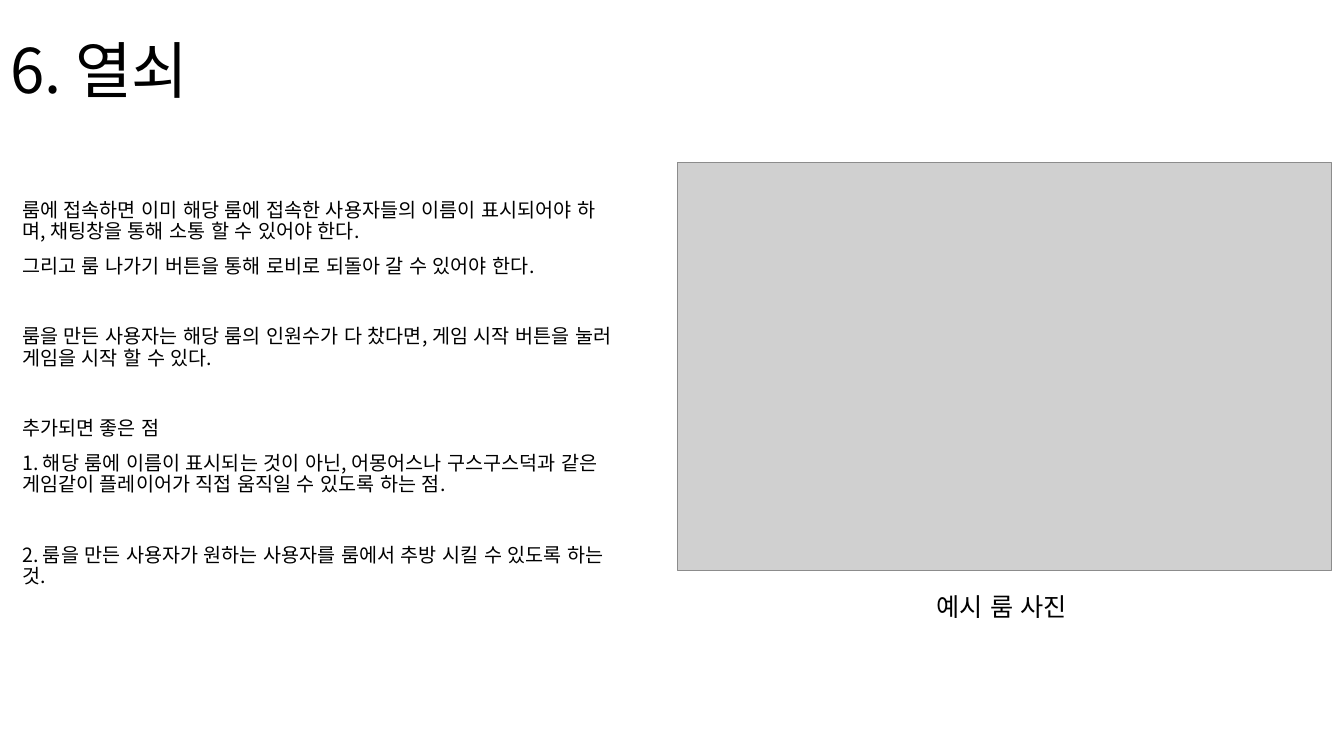
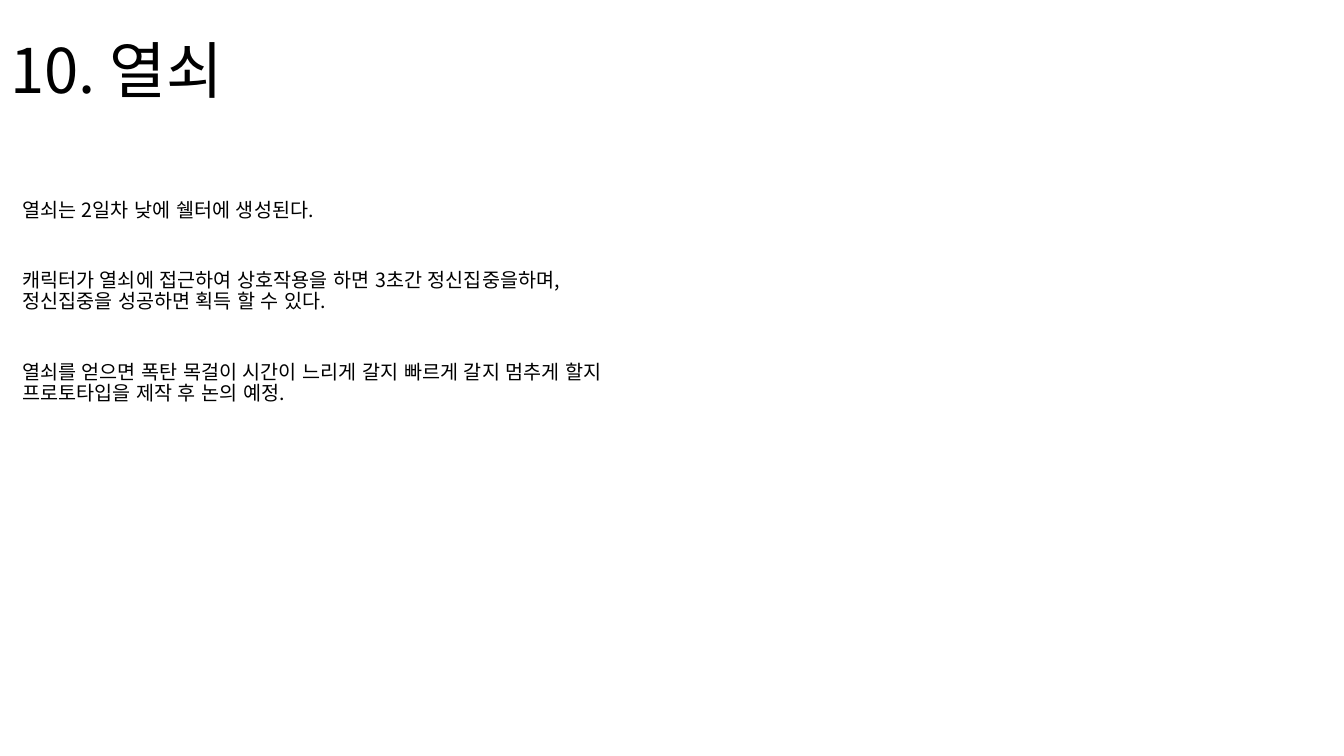
Before and after one commit to TRASHES0/MAFIA_60SECs, a slide deck: slide 11 of 기획/TRASHES 시스템 기획서.pptx. Drawn at 1344x756 pixels with LibreOffice and Linux fonts; fonts in the diff are those of the drawing; grey boxes stand for pictures. Boxes give left, top, right and bottom in pixels: in the first picture for what was removed or moved away, otherwise in the second. Text is boxed around its words. In the diff, an @@ line names an element or a change of style, - is before the commit and + after.

```diff
--- a/기획/TRASHES 시스템 기획서.pptx
+++ b/기획/TRASHES 시스템 기획서.pptx
@@ title at (10,42,222,98): text changed @@
-6. 열쇠
+10. 열쇠
@@ picture removed at (679,162,1333,571) @@
@@ text at (22,200,601,402): text changed @@
-룸에 접속하면 이미 해당 룸에 접속한 사용자들의 이름이 표시되어야 하며, 채팅창을 통해 소통 할 수 있어야 한다.
-그리고 룸 나가기 버튼을 통해 로비로 되돌아 갈 수 있어야 한다.
-룸을 만든 사용자는 해당 룸의 인원수가 다 찼다면, 게임 시작 버튼을 눌러 게임을 시작 할 수 있다.
-추가되면 좋은 점
-1. 해당 룸에 이름이 표시되는 것이 아닌, 어몽어스나 구스구스덕과 같은 게임같이 플레이어가 직접 움직일 수 있도록 하는 점.
-2. 룸을 만든 사용자가 원하는 사용자를 룸에서 추방 시킬 수 있도록 하는 것.
+열쇠는 2일차 낮에 쉘터에 생성된다.
+캐릭터가 열쇠에 접근하여 상호작용을 하면 3초간 정신집중을하며, 정신집중을 성공하면 획득 할 수 있다.
+열쇠를 얻으면 폭탄 목걸이 시간이 느리게 갈지 빠르게 갈지 멈추게 할지 프로토타입을 제작 후 논의 예정.
@@ text removed at (937,595,1066,618) @@
-예시 룸 사진
```
Also in this commit, not shown: 7 other slides changed, 2 slides added, 3 slides removed.
